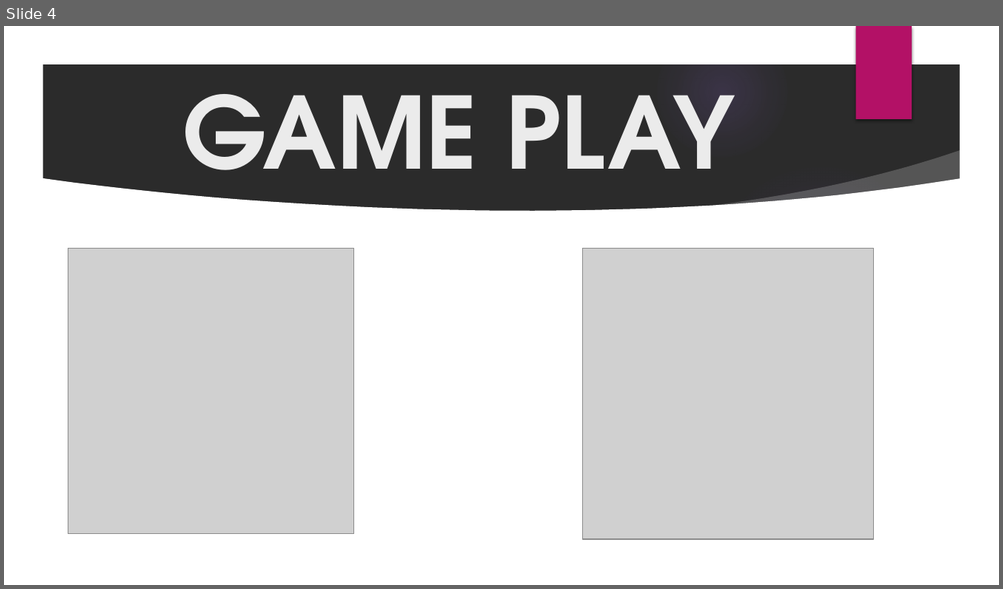
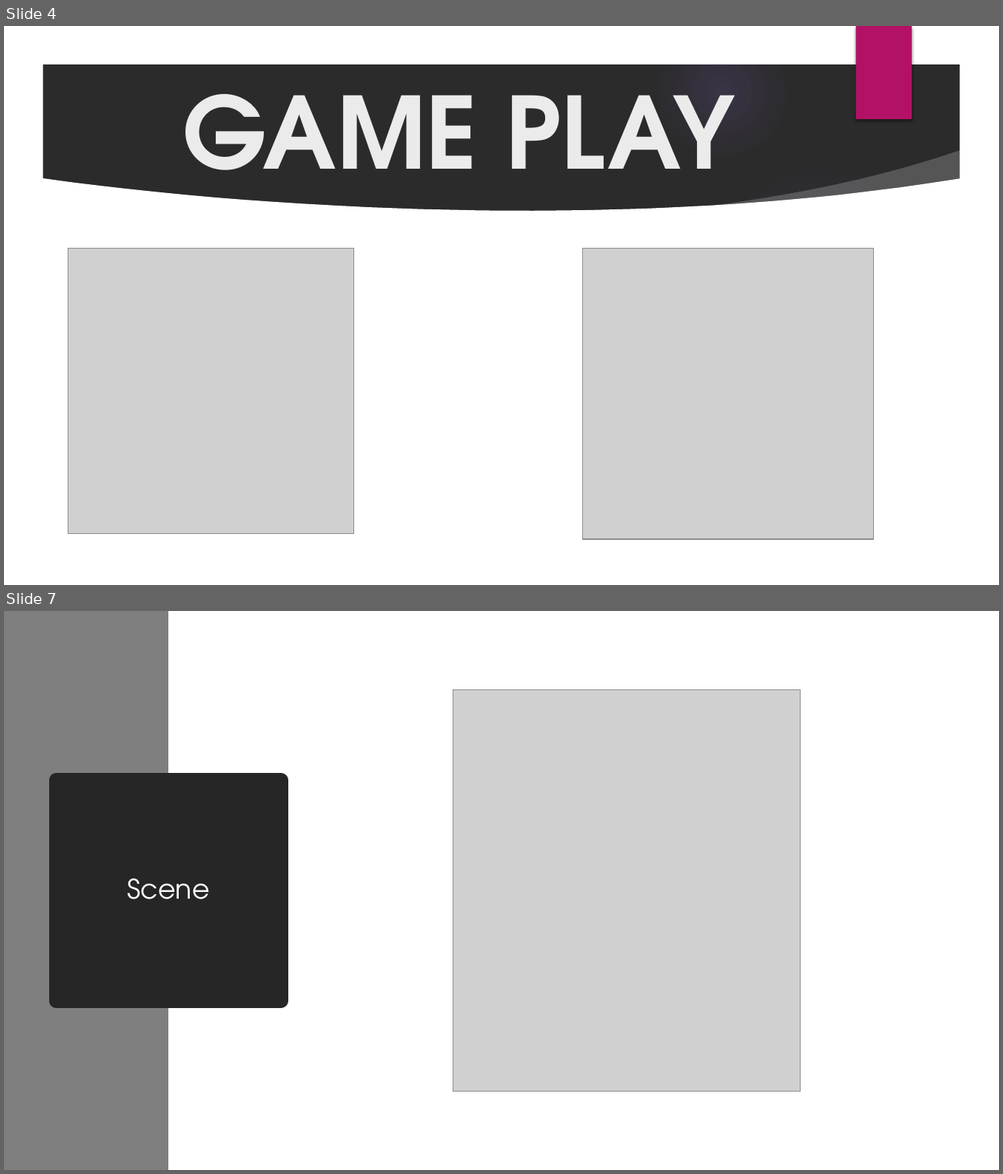
Before and after one commit to mailonggit/project-game-2048, a slide deck: GROUP PROJECT.pptx. Shown one above the other, each under a label of ours: slide 4 before the commit, slides 4 and 7 after it; the slides between them are not shown. The pictures are 1003x589 and 1003x1174 pixels, drawn with LibreOffice and Linux fonts; fonts in the diff are those of the drawing; grey boxes stand for pictures; background and template pictures are left out; a plain dark background stands for a picture behind light text. Boxes give left, top, right and bottom in pixels: in the first picture for what was removed or moved away, otherwise in the second. Text is boxed around its words. In the diff, an @@ line names an element or a change of style, - is before the commit and + after.

```diff
--- a/GROUP PROJECT.pptx
+++ b/GROUP PROJECT.pptx
@@ slide 7 added at box(4, 611, 999, 1170), background picture (left out); not listed: 6 template elements that a slide beside it also shows @@
@@ rectangle added at box(4, 611, 999, 1170), fill #FFFFFF @@
@@ rectangle added at box(4, 611, 168, 1170), fill #7F7F7F @@
@@ picture added at box(453, 689, 800, 1091) @@
@@ title added at box(57, 780, 281, 1001), fill #262626, outline #262626 13.75 pt, 26 pt, text #FFFFFF @@
+Scene
```
Also in this commit, not shown: 4 other slides added, 1 slide removed, 4 other files.
